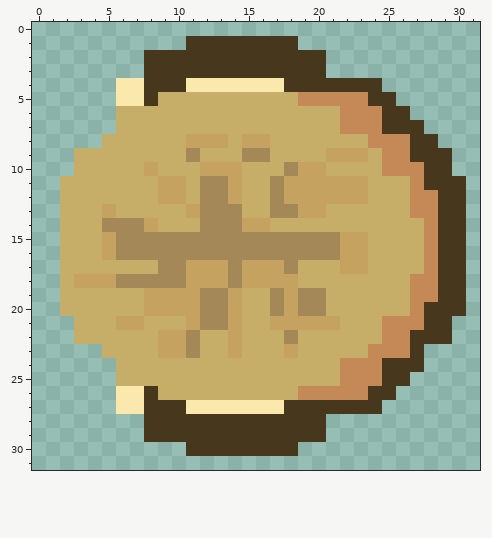
Pixel-art sprite: assets/characters/personnage3.png. The picture above is the old version.
The file is 320x320 pixels, drawn in blocks of 10x10; one block is one cell here. Colours within 5 levels of each other are drawn and written as one.
Once edited:
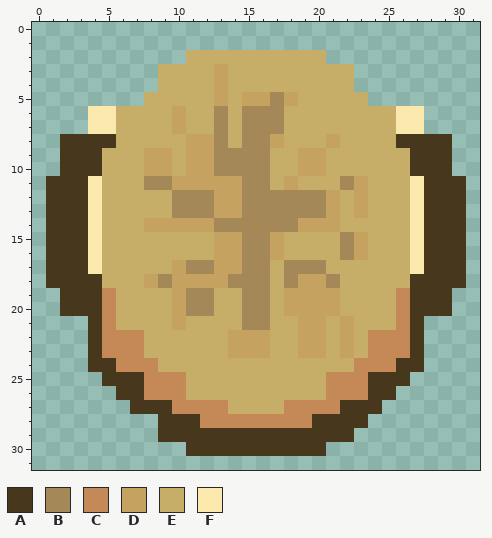
Palette (. is transparent): A #47371d  B #a48858  C #c58957  D #c5a260  E #c6ae68  F #fbe8ad
What changed:
Changed rows in their new state; - is an unchanged pixel.
first column x 1:
 1 ----------........------------
 2 -------...EEEEEEEEEE----------
 3 -------.EEEEDEEEEEEEEE--------
 4 -----...EEEEDEEEEEEEEE..------
 5 -----..E----D-DDBDEEEEE..-----
 6 ---FF----D--B-BBB----EEEEFF---
 7 ---FF----D--B-BBB----EEEEFF---
 8 -AAAA-------B-BBD---D--EEA--A-
 9 -AAA---DD-DDBB----DDEEE-EE----
10 -AAA----D-D-BBBB-E------EEA---
11 AAAF---BB-DDD-BBE-EEEB----F---
12 AAAF----EBB-D-BB-BBB-E----FA--
13 AAAFE----BB-DDBB--BBD-D---FA--
14 AAAFEEE-DDDD--BBBBDDD-----FA--
15 AAAFEEEEEEEEDD--DEEEEB----FA--
16 AAAFEEEEEEEEDD--DEEEEB----FA--
17 AAAF----EDBB-DBBE-BB-EE---FA--
18 AAAAEEED-D----BBEBDDB-----AA--
19 -AAAC--EE-B-EEBBE-DDD----CAA-.
20 -AAAC--EE-B-EEBBE-DDD----CA--.
21 --.ACEE--DEEEEBBEE--ED--E-A..-
22 --.ACCC-EEE---DD-EDD-D-C---..-
23 ---ACCC-EEE---DD-EDD-D--------
24 ---AACCC-------------E--C-----
25 ----AAACCC----------C--A------
26 -----AACCC--------EE----------
27 -----.A--CCCCEEEECCCC---------
28 -------.---CCCCCCCC-AAA-------
29 -------.------------AA--------
30 ------------------AA----------
